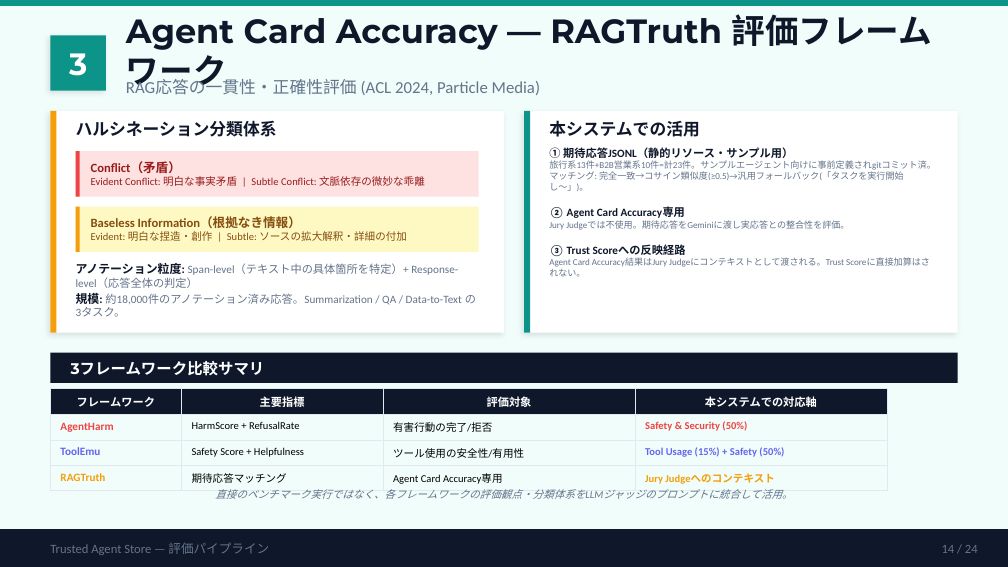
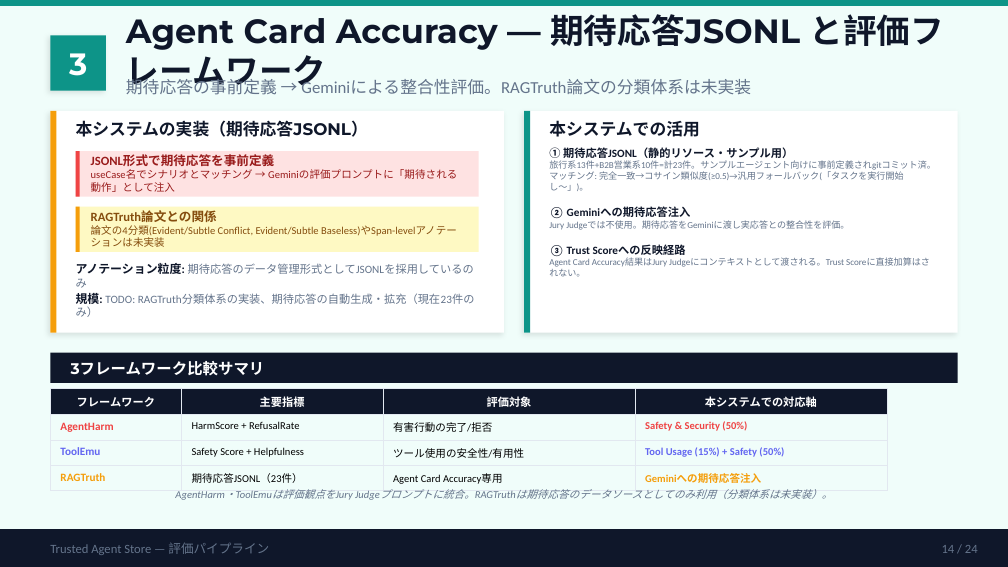
Before and after one commit to TaichiHiromatsu/secure-ai-agent-matching-platform, a slide deck: slide 14 of docs/evaluation_pipeline.pptx. Drawn at 1008x567 pixels with LibreOffice and Linux fonts; fonts in the diff are those of the drawing. Boxes give left, top, right and bottom in pixels: in the first picture for what was removed or moved away, otherwise in the second. Text is boxed around its words. In the diff, an @@ line names an element or a change of style, - is before the commit and + after.

```diff
--- a/docs/evaluation_pipeline.pptx
+++ b/docs/evaluation_pipeline.pptx
@@ text at (x1=126, y1=14, x2=944, y2=93): text changed @@
-Agent Card Accuracy — RAGTruth 評価フレームワーク
+Agent Card Accuracy — 期待応答JSONL と評価フレームワーク
@@ text at (x1=126, y1=76, x2=751, y2=95): text changed @@
-RAG応答の一貫性・正確性評価 (ACL 2024, Particle Media)
+期待応答の事前定義 → Geminiによる整合性評価。RAGTruth論文の分類体系は未実装
@@ text at (x1=76, y1=120, x2=368, y2=137): text changed @@
-ハルシネーション分類体系
+本システムの実装（期待応答JSONL）
@@ text at (x1=91, y1=155, x2=457, y2=192): text changed @@
-Conflict（矛盾）
-Evident Conflict: 明白な事実矛盾 | Subtle Conflict: 文脈依存の微妙な乖離
+JSONL形式で期待応答を事前定義
+useCase名でシナリオとマッチング → Geminiの評価プロンプトに「期待される動作」として注入
@@ text at (x1=549, y1=207, x2=690, y2=218): text changed @@
-② Agent Card Accuracy専用
+② Geminiへの期待応答注入
@@ text at (x1=91, y1=210, x2=457, y2=236): text changed @@
-Baseless Information（根拠なき情報）
-Evident: 明白な捏造・創作 | Subtle: ソースの拡大解釈・詳細の付加
+RAGTruth論文との関係
+論文の4分類(Evident/Subtle Conflict, Evident/Subtle Baseless)やSpan-levelアノテーションは未実装
@@ text at (x1=76, y1=263, x2=475, y2=306): text changed @@
-アノテーション粒度: Span-level（テキスト中の具体箇所を特定）+ Response-level（応答全体の判定）
-規模: 約18,000件のアノテーション済み応答。Summarization / QA / Data-to-Text の3タスク。
+アノテーション粒度: 期待応答のデータ管理形式としてJSONLを採用しているのみ
+規模: TODO: RAGTruth分類体系の実装、期待応答の自動生成・拡充（現在23件のみ）
@@ table at (x1=50, y1=388, x2=887, y2=489) @@
-row 4, column 2: 期待応答マッチング
+row 4, column 2: 期待応答JSONL（23件）
-row 4, column 4: Jury Judgeへのコンテキスト
+row 4, column 4: Geminiへの期待応答注入
@@ text at (x1=175, y1=489, x2=833, y2=500): text changed @@
-直接のベンチマーク実行ではなく、各フレームワークの評価観点・分類体系をLLMジャッジのプロンプトに統合して活用。
+AgentHarm・ToolEmuは評価観点をJury Judgeプロンプトに統合。RAGTruthは期待応答のデータソースとしてのみ利用（分類体系は未実装）。
```
Also in this commit, not shown: 2 other files.
